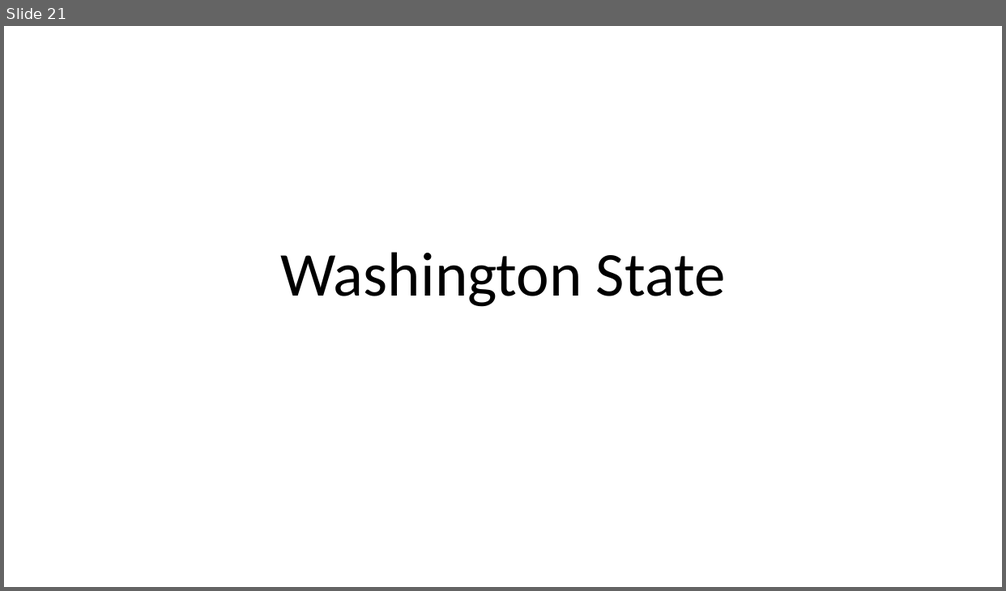
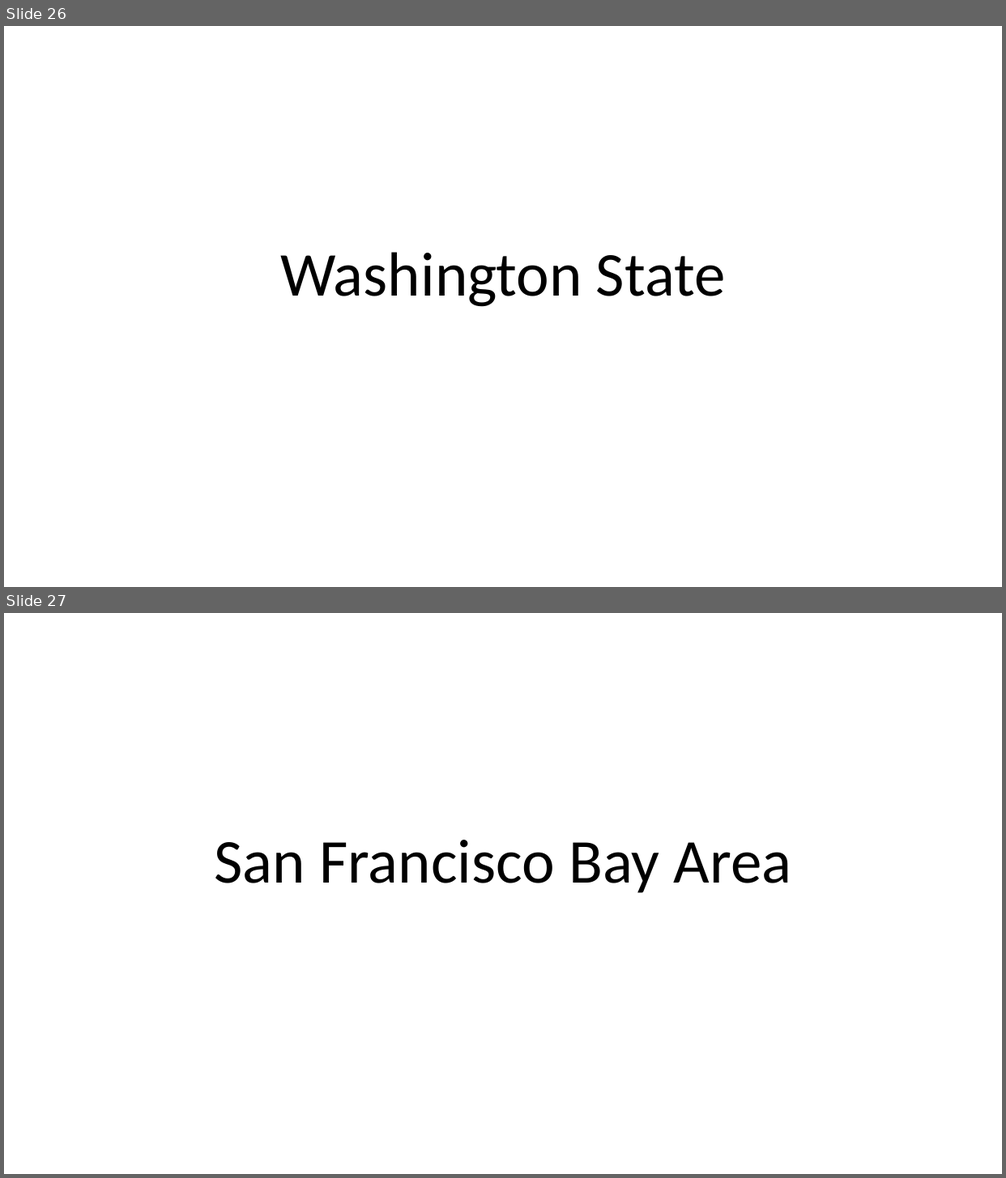
Before and after one commit to Adrifelcha/afchavez-019, a slide deck: JeanPiaget/2019-2020/Cuarentena/Quinto - Clases Remotas/3-RevisionArticulo-HowManyCases.pptx. Shown one above the other, each under a label of ours: slide 21 before the commit, slides 26 and 27 after it. The pictures are 1006x591 and 1006x1178 pixels, drawn with LibreOffice and Linux fonts; fonts in the diff are those of the drawing. Boxes give left, top, right and bottom in pixels: in the first picture for what was removed or moved away, otherwise in the second. Text is boxed around its words. In the diff, an @@ line names an element or a change of style, - is before the commit and + after.

```diff
--- a/JeanPiaget/2019-2020/Cuarentena/Quinto - Clases Remotas/3-RevisionArticulo-HowManyCases.pptx
+++ b/JeanPiaget/2019-2020/Cuarentena/Quinto - Clases Remotas/3-RevisionArticulo-HowManyCases.pptx
@@ slide 27 added at [4, 613, 1002, 1174], background #FFFFFF @@
@@ title added at [214, 840, 791, 893], 60 pt, text #000000 @@
+San Francisco Bay Area
@@ what was slide 21 is now slide 26 @@
```
Also in this commit, not shown: 1 slide changed, 8 other slides added, 1 slide removed, 2 other files.
